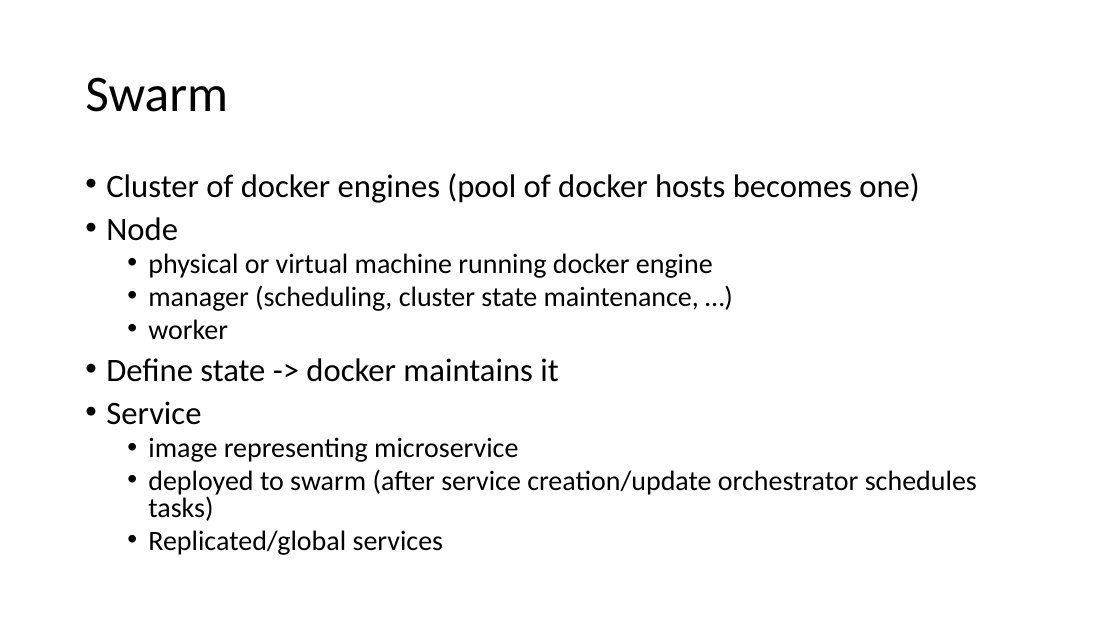
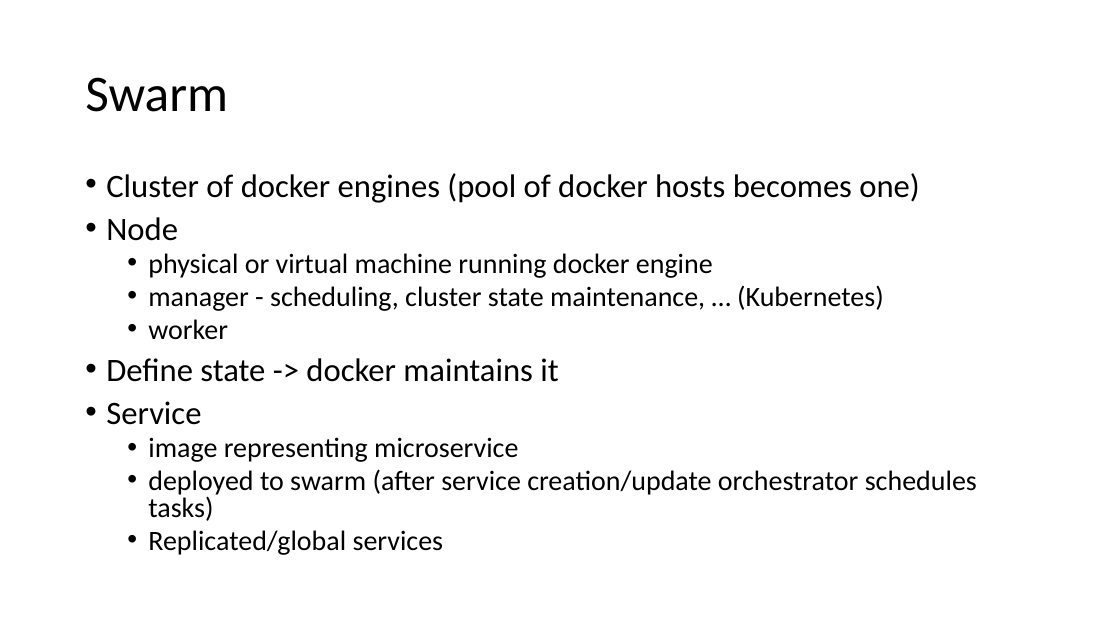
Before and after one commit to ERNICommunity/ESK-EPD-2018-Docker, a slide deck: slide 24 of slides/docker.pptx. Drawn at 1120x630 pixels with LibreOffice and Linux fonts; fonts in the diff are those of the drawing. Boxes give left, top, right and bottom in pixels: in the first picture for what was removed or moved away, otherwise in the second. Text is boxed around its words. In the diff, an @@ line names an element or a change of style, - is before the commit and + after.

Commit message:
Updated presentation

```diff
--- a/slides/docker.pptx
+++ b/slides/docker.pptx
@@ text at (x1=148, y1=285, x2=884, y2=311): text changed @@
-  • manager (scheduling, cluster state maintenance, …)
+  • manager - scheduling, cluster state maintenance, … (Kubernetes)
```
Also in this commit, not shown: 3 other slides changed.
